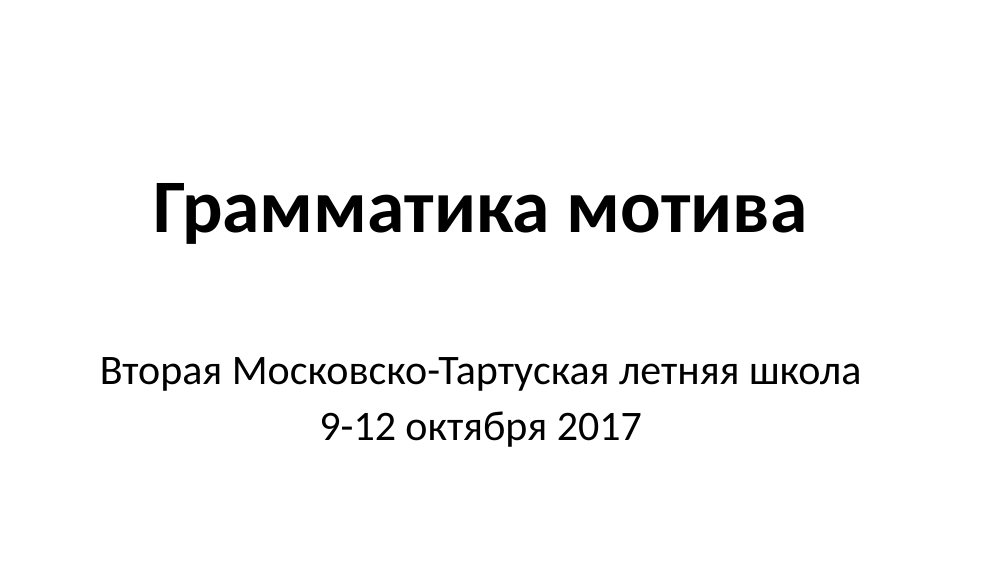
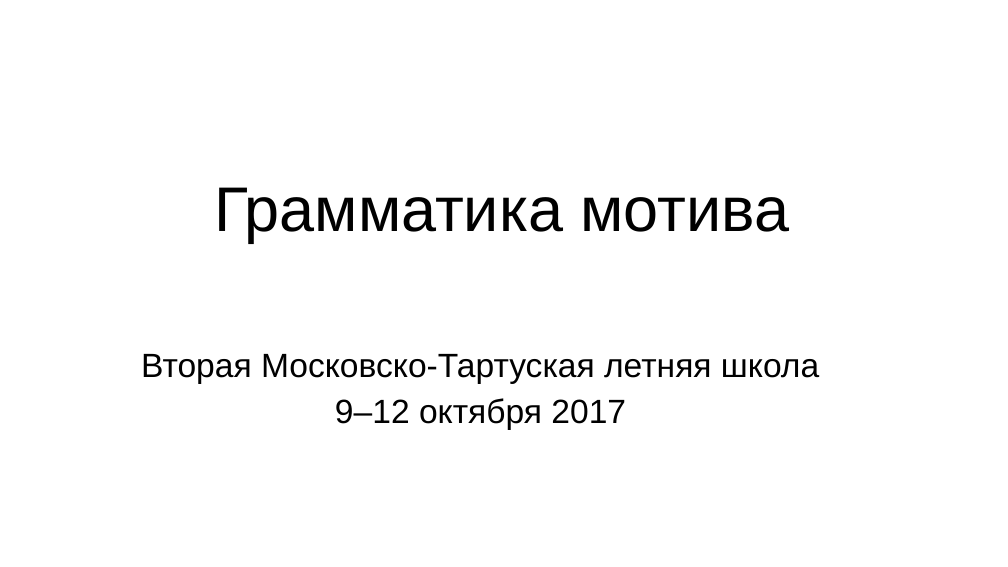
Before and after one commit to mtaktash/motive-grammar, a slide deck: slide 1 of slides/итоги грамматика мотива.pptx. Drawn at 1008x567 pixels with LibreOffice and Linux fonts; fonts in the diff are those of the drawing. Boxes give left, top, right and bottom in pixels: in the first picture for what was removed or moved away, otherwise in the second. Text is boxed around its words. In the diff, an @@ line names an element or a change of style, - is before the commit and + after.

```diff
--- a/slides/итоги грамматика мотива.pptx
+++ b/slides/итоги грамматика мотива.pptx
@@ title "Грамматика мотива": place and size @@
-title "Грамматика мотива" at [153, 183, 808, 244]
+title "Грамматика мотива" at [214, 187, 790, 243]
@@ title "Грамматика мотива" at [214, 187, 790, 243]: size 72 to 60 pt, font Calibri to Arial, bold off @@
@@ subtitle at [141, 354, 819, 384]: size 40 to 32 pt, font Calibri to Arial in "Вторая Московско-Тартуская летняя школа" @@
@@ subtitle at [335, 398, 626, 430]: text changed; size 40 to 32 pt; font Calibri to Arial @@
-9-12 октября 2017
+9–12 октября 2017
```
Also in this commit, not shown: 11 other slides changed, 6 slides added, 1 other file.
